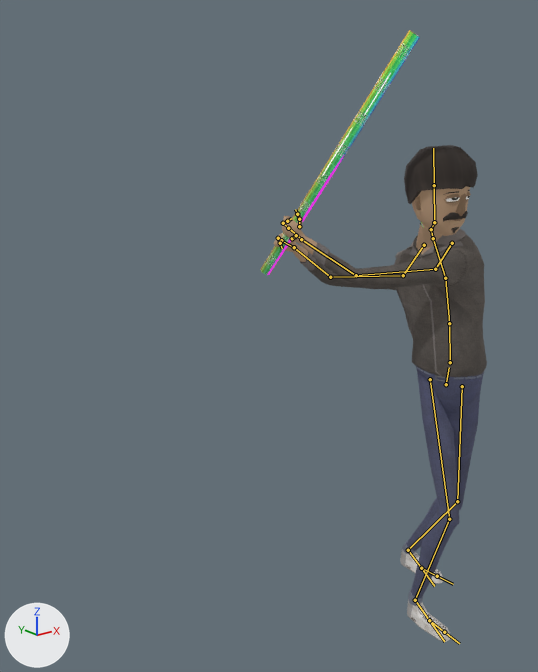
Renders of the FBX model Assets/Characters/MC/Anim/Swing.fbx from each side of a commit.
Before and after are seen from a 50 mm lens placed at (-4.44, -3.37, 1.66), pointed at (-1.04, 0.88, -0.04). Lighting does not change. The marker at lower left points along +X, +Y and +Z. Both versions are drawn at frame 7 of the action 'Armature|ArmatureAction'; the numbers are the values there. The bones that bend it are drawn over the model as lines.
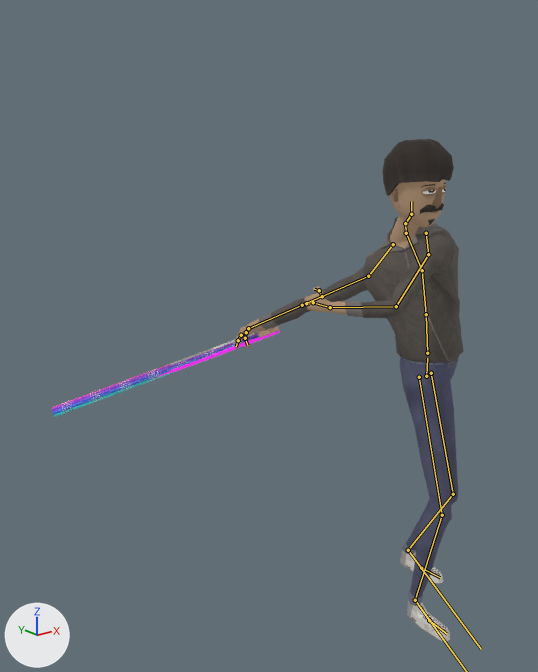
What changed in the scene script:
```text
Change bone_hips:
    where bone_hips = bpy.data.objects['Armature'].pose.bones['Hips']
    bone_hips.location: (0.022, -0.163, 0.043) -> (-0.002, -0.128, -0.131)
    bone_hips.rotation_quaternion: (0.88, 0.038, -0.469, -0.06) -> (0.985, -0.026, 0.152, -0.072)  # degrees (12, -55, -14) -> degrees (-4, 17, -9)
Change bone_stomach:
    where bone_stomach = bpy.data.objects['Armature'].pose.bones['Stomach']  # child of 'Hips'
    bone_stomach.rotation_quaternion: (0.973, -0.031, -0.196, 0.116) -> (0.92, 0.0, -0.385, 0.077)  # degrees (-7, -22, 15) -> degrees (-5, -45, 12)
Change bone_chest:
    where bone_chest = bpy.data.objects['Armature'].pose.bones['Chest']  # child of 'Stomach'
    bone_chest.rotation_quaternion: (0.996, -0.075, -0.04, 0.04) -> (0.972, -0.071, -0.22, 0.03)  # degrees (-9, -4, 5) -> degrees (-10, -25, 6)
Change bone_chest_2:
    where bone_chest_2 = bpy.data.objects['Armature'].pose.bones['Chest 2']  # child of 'Chest'
    bone_chest_2.rotation_quaternion: (0.99, 0.099, -0.094, 0.019) -> (0.983, 0.05, -0.111, 0.139)  # degrees (11, -11, 1) -> degrees (4, -13, 16)
Change bone_upperarm_l:
    where bone_upperarm_l = bpy.data.objects['Armature'].pose.bones['Upperarm.L']  # child of 'Shoulder.L'
    bone_upperarm_l.rotation_quaternion: (0.786, 0.456, 0.406, 0.096) -> (0.912, 0.254, 0.218, -0.237)  # degrees (72, 33, 39) -> degrees (25, 31, -22)
Change bone_lowerarm_l:
    where bone_lowerarm_l = bpy.data.objects['Armature'].pose.bones['LowerArm.L']  # child of 'Upperarm.L'
    bone_lowerarm_l.rotation_quaternion: (0.907, 0.124, -0.283, 0.285) -> (0.759, 0.529, 0.27, 0.267)  # degrees (4, -36, 33) -> degrees (73, 7, 44)
Change bone_neck:
    where bone_neck = bpy.data.objects['Armature'].pose.bones['Neck']  # child of 'Chest 2'
    bone_neck.rotation_quaternion: (0.86, 0.301, 0.405, -0.079) -> (0.831, 0.31, 0.454, -0.082)  # degrees (43, 48, 9) -> degrees (48, 54, 14)
Change bone_head:
    where bone_head = bpy.data.objects['Armature'].pose.bones['Head']  # child of 'Neck2'
    bone_head.rotation_quaternion: (0.976, -0.081, 0.183, -0.085) -> (0.993, 0.016, -0.089, -0.078)  # degrees (-12, 20, -12) -> degrees (3, -10, -9)
Change bone_shoulder_r:
    where bone_shoulder_r = bpy.data.objects['Armature'].pose.bones['Shoulder.R']  # child of 'Chest 2'
    bone_shoulder_r.rotation_quaternion: (0.858, 0.069, 0.5, 0.101) -> (0.807, 0.122, 0.577, 0.032)  # degrees (24, 57, 27) -> degrees (38, 67, 30)
Change bone_upperarm_r:
    where bone_upperarm_r = bpy.data.objects['Armature'].pose.bones['Upperarm.R']  # child of 'Shoulder.R'
    bone_upperarm_r.rotation_quaternion: (0.755, 0.581, -0.273, 0.132) -> (0.708, 0.368, -0.602, 0.02)  # degrees (78, -34, -8) -> degrees (90, -60, -57)
Change bone_lowerarm_r:
    where bone_lowerarm_r = bpy.data.objects['Armature'].pose.bones['LowerArm.R']  # child of 'Upperarm.R'
    bone_lowerarm_r.rotation_quaternion: (0.904, 0.403, -0.11, -0.086) -> (0.951, -0.088, -0.284, 0.082)  # degrees (49, -7, -14) -> degrees (-15, -32, 14)
Change bone_hand_r:
    where bone_hand_r = bpy.data.objects['Armature'].pose.bones['Hand.R']  # child of 'LowerArm.R'
    bone_hand_r.rotation_quaternion: (0.941, -0.022, -0.332, 0.067) -> (0.809, -0.186, -0.273, 0.487)  # degrees (-6, -38, 10) -> degrees (-36, -15, 67)
Change bone_thigh_l:
    where bone_thigh_l = bpy.data.objects['Armature'].pose.bones['Thigh.L']  # child of 'Hips'
    bone_thigh_l.rotation_quaternion: (0.981, 0.027, -0.188, 0.034) -> (0.894, 0.085, 0.436, -0.061)  # degrees (2, -22, 4) -> degrees (9, 52, -3)
Change bone_shin_l:
    where bone_shin_l = bpy.data.objects['Armature'].pose.bones['Shin.L']  # child of 'Thigh.L'
    bone_shin_l.rotation_quaternion: (0.977, -0.13, 0.0, 0.169) -> (0.957, -0.176, 0.0, 0.229)  # degrees (-15, 3, 19) -> degrees (-20, 5, 26)
Change bone_foot_l:
    where bone_foot_l = bpy.data.objects['Armature'].pose.bones['Foot.L']  # child of 'Shin.L'
    bone_foot_l.rotation_quaternion: (0.93, 0.255, -0.072, -0.254) -> (0.94, 0.256, -0.075, -0.213)  # degrees (31, 0, -31) -> degrees (31, -2, -26)
Change bone_thigh_r:
    where bone_thigh_r = bpy.data.objects['Armature'].pose.bones['Thigh.R']  # child of 'Hips'
    bone_thigh_r.rotation_quaternion: (0.71, -0.044, -0.638, 0.296) -> (0.985, -0.015, -0.1, 0.143)  # degrees (-67, -62, 89) -> degrees (-3, -11, 17)
Change bone_shin_r:
    where bone_shin_r = bpy.data.objects['Armature'].pose.bones['Shin.R']  # child of 'Thigh.R'
    bone_shin_r.rotation_quaternion: (0.96, -0.17, 0.0, -0.221) -> (0.972, -0.144, 0.0, -0.187)  # degrees (-19, -4, -25) -> degrees (-16, -3, -21)
```

Changed parts and their boxes [x1, y1, x2, y2] in the pictures (538 x 672 px):
'Cube', posed (82% wider, 30% shorter)
    before: [261, 30, 487, 642]
    after: [51, 215, 464, 642]
'Cube.001', posed
    before: [404, 145, 478, 236]
    after: [383, 139, 454, 228]
bone 'Hips', root to tip
    before: (446, 384) to (449, 367)
    after: (426, 376) to (427, 358)
bone 'Stomach', root to tip
    before: (450, 362) to (449, 323)
    after: (427, 353) to (426, 314)
bone 'Chest', root to tip
    before: (449, 323) to (445, 278)
    after: (426, 314) to (422, 270)
bone 'Chest 2', root to tip
    before: (445, 278) to (433, 240)
    after: (422, 270) to (407, 235)
bone 'Upperarm.L', root to tip
    before: (435, 269) to (356, 275)
    after: (428, 254) to (396, 306)
bone 'LowerArm.L', root to tip
    before: (356, 275) to (301, 239)
    after: (396, 306) to (330, 307)
bone 'Neck', root to tip
    before: (433, 238) to (431, 229)
    after: (406, 233) to (405, 223)
bone 'Head', root to tip
    before: (434, 222) to (434, 185)
    after: (411, 214) to (411, 201)
bone 'Shoulder.R', root to tip
    before: (424, 245) to (403, 275)
    after: (393, 244) to (368, 276)
bone 'Upperarm.R', root to tip
    before: (403, 275) to (330, 277)
    after: (368, 276) to (302, 305)
bone 'LowerArm.R', root to tip
    before: (330, 277) to (294, 247)
    after: (302, 305) to (248, 328)
bone 'Hand.R', root to tip
    before: (294, 247) to (283, 241)
    after: (248, 328) to (246, 332)
bone 'Thigh.L', root to tip
    before: (462, 386) to (457, 501)
    after: (431, 373) to (453, 494)
bone 'Shin.L', root to tip
    before: (457, 501) to (408, 550)
    after: (453, 494) to (408, 550)
bone 'Thigh.R', root to tip
    before: (430, 379) to (449, 519)
    after: (419, 377) to (442, 515)
bone 'Shin.R', root to tip
    before: (449, 519) to (415, 600)
    after: (442, 515) to (415, 600)
